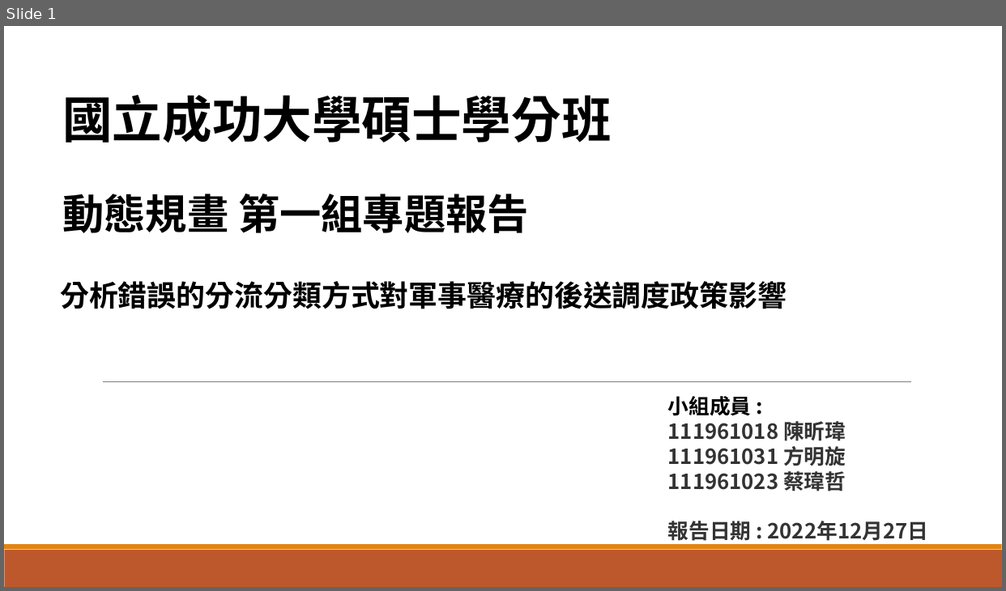
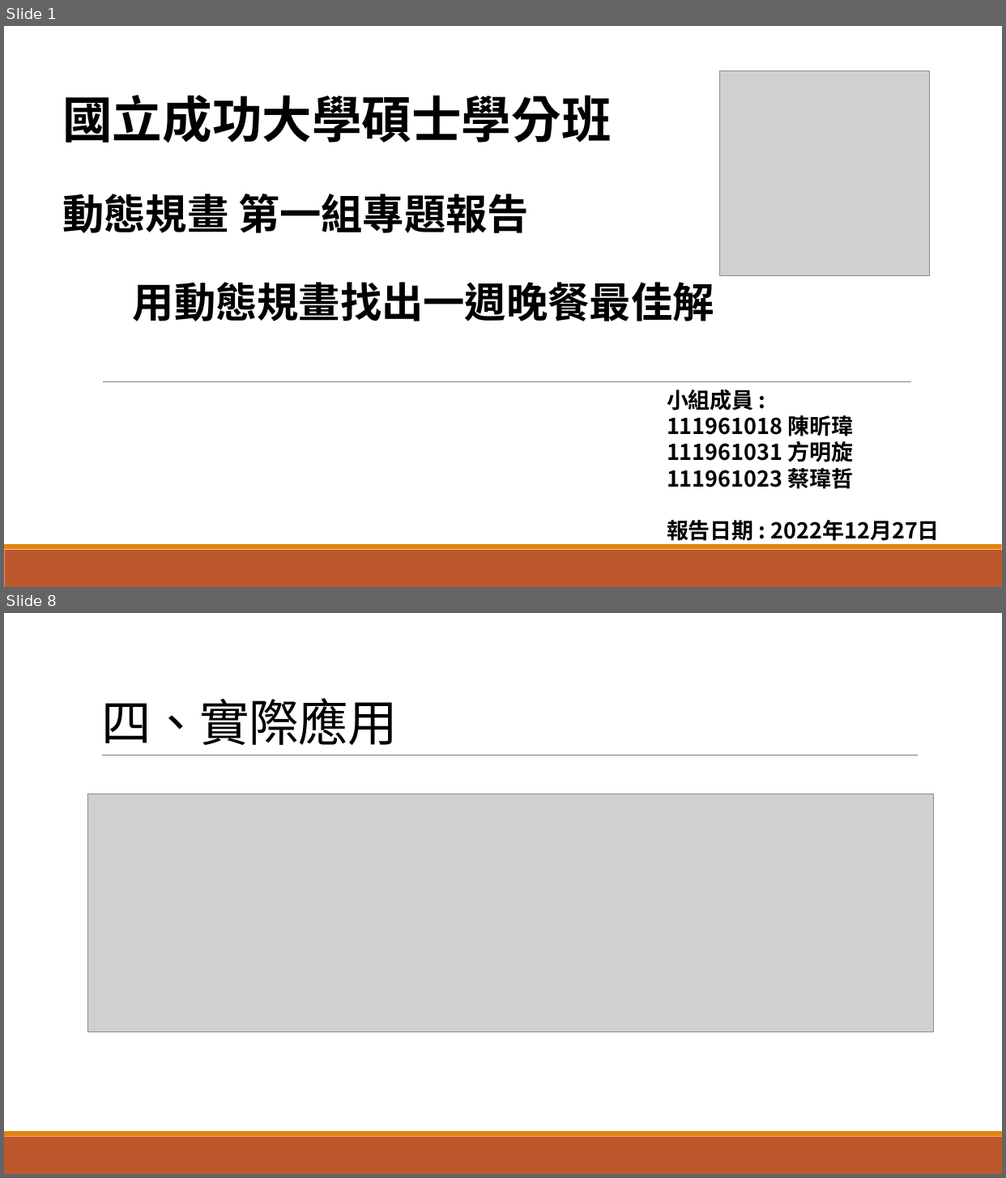
Before and after one commit to BangkokPicasso/Dynamic_Programming, a slide deck: Dynamic_Programming.pptx. Shown one above the other, each under a label of ours: slide 1 before the commit, slides 1 and 8 after it; the slides between them are not shown. The pictures are 1006x591 and 1006x1178 pixels, drawn with LibreOffice and Linux fonts; fonts in the diff are those of the drawing; grey boxes stand for pictures. Boxes give left, top, right and bottom in pixels: in the first picture for what was removed or moved away, otherwise in the second. Text is boxed around its words. In the diff, an @@ line names an element or a change of style, - is before the commit and + after.

```diff
--- a/Dynamic_Programming.pptx
+++ b/Dynamic_Programming.pptx
@@ slide 8 added at [4, 613, 1002, 1174], background #FFFFFF; not listed: 2 template elements that a slide beside it also shows @@
@@ title added at [101, 698, 398, 745], 48 pt, text #000000 @@
+四、實際應用
@@ line added from (102, 756) to (918, 756), #808080 0.5 pt @@
@@ picture added at [88, 794, 934, 1033] @@
@@ slide 1 changed as well @@
@@ picture added at [720, 71, 929, 276] @@
@@ text at [133, 282, 714, 322]: text changed; size 28 to 40 pt @@
-分析錯誤的分流分類方式對軍事醫療的後送調度政策影響
+用動態規畫找出一週晚餐最佳解
@@ text "小組成員 :": place and size @@
-text "小組成員 :" at [668, 396, 929, 541]
+text "小組成員 :" at [667, 390, 940, 545]
@@ text "小組成員 :" at [667, 390, 940, 545]: size 20 to 21 pt, text colour #333333 to #000000 @@
```
Also in this commit, not shown: 11 other slides added, 1 slide removed.
